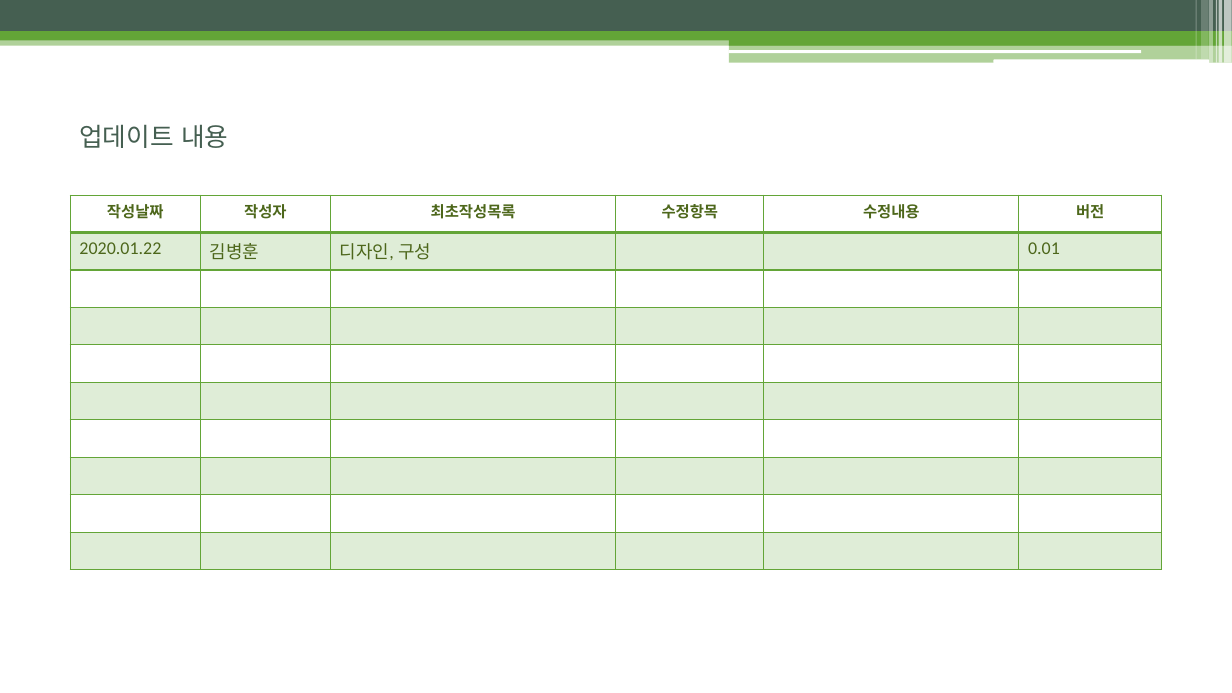
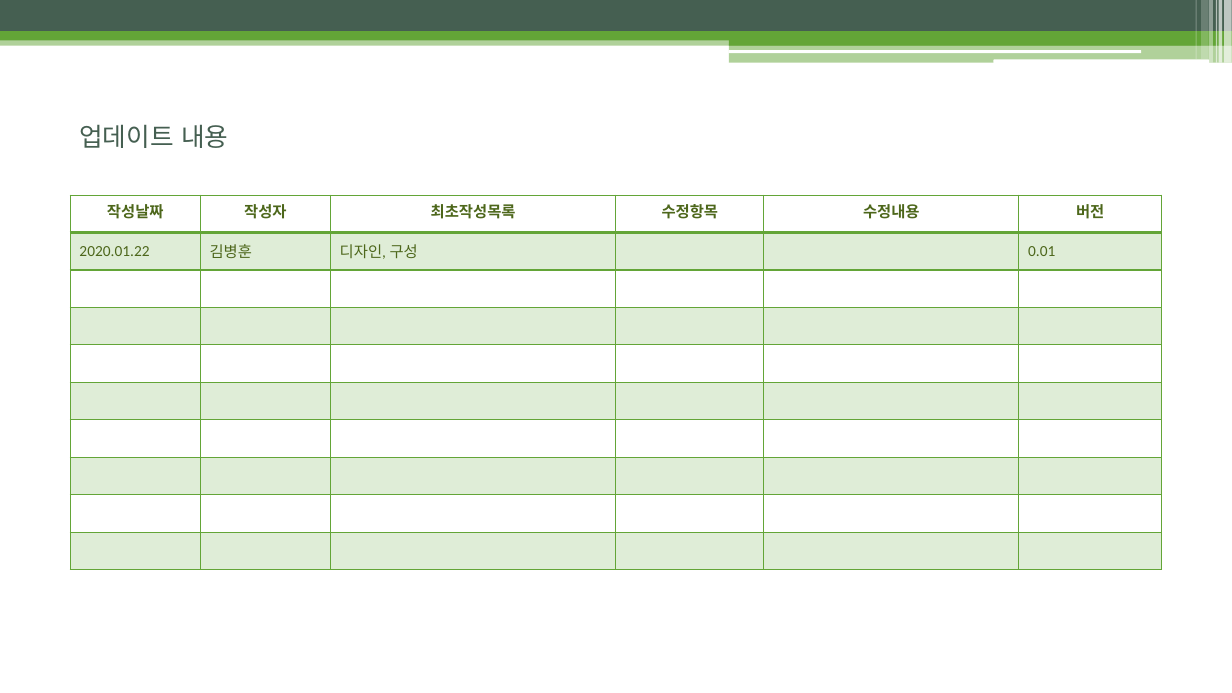
Before and after one commit to uknim2000/TIL, a slide deck: slide 2 of 003_게임기획서/노비의모험_전투시스템_김병훈_v001_200122.pptx. Drawn at 1232x693 pixels with LibreOffice and Linux fonts; fonts in the diff are those of the drawing. Boxes give left, top, right and bottom in pixels: in the first picture for what was removed or moved away, otherwise in the second. Text is boxed around its words. In the diff, an @@ line names an element or a change of style, - is before the commit and + after.

```diff
--- a/003_게임기획서/노비의모험_전투시스템_김병훈_v001_200122.pptx
+++ b/003_게임기획서/노비의모험_전투시스템_김병훈_v001_200122.pptx
@@ table at (70,195,1162,570) @@
@@ size 14 to 12 pt in "2020.01.22", "김병훈", "디자인, 구성", "0.01" @@
```
Also in this commit, not shown: 9 other slides changed, 2 slides added, 1 slide removed.
